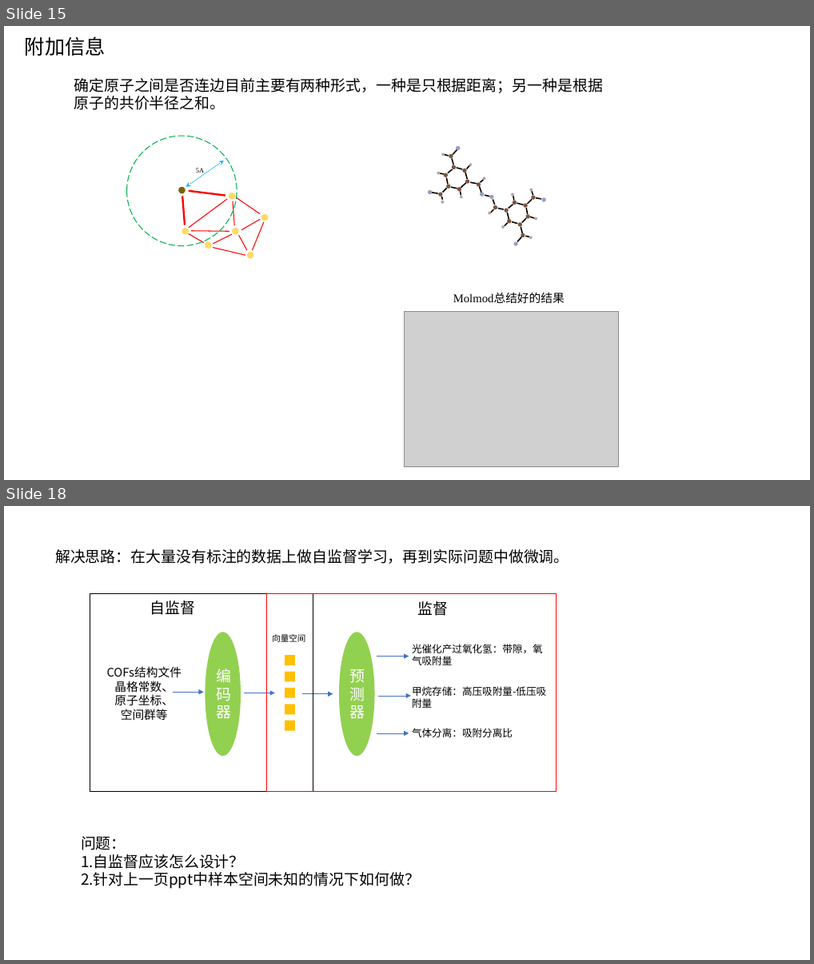
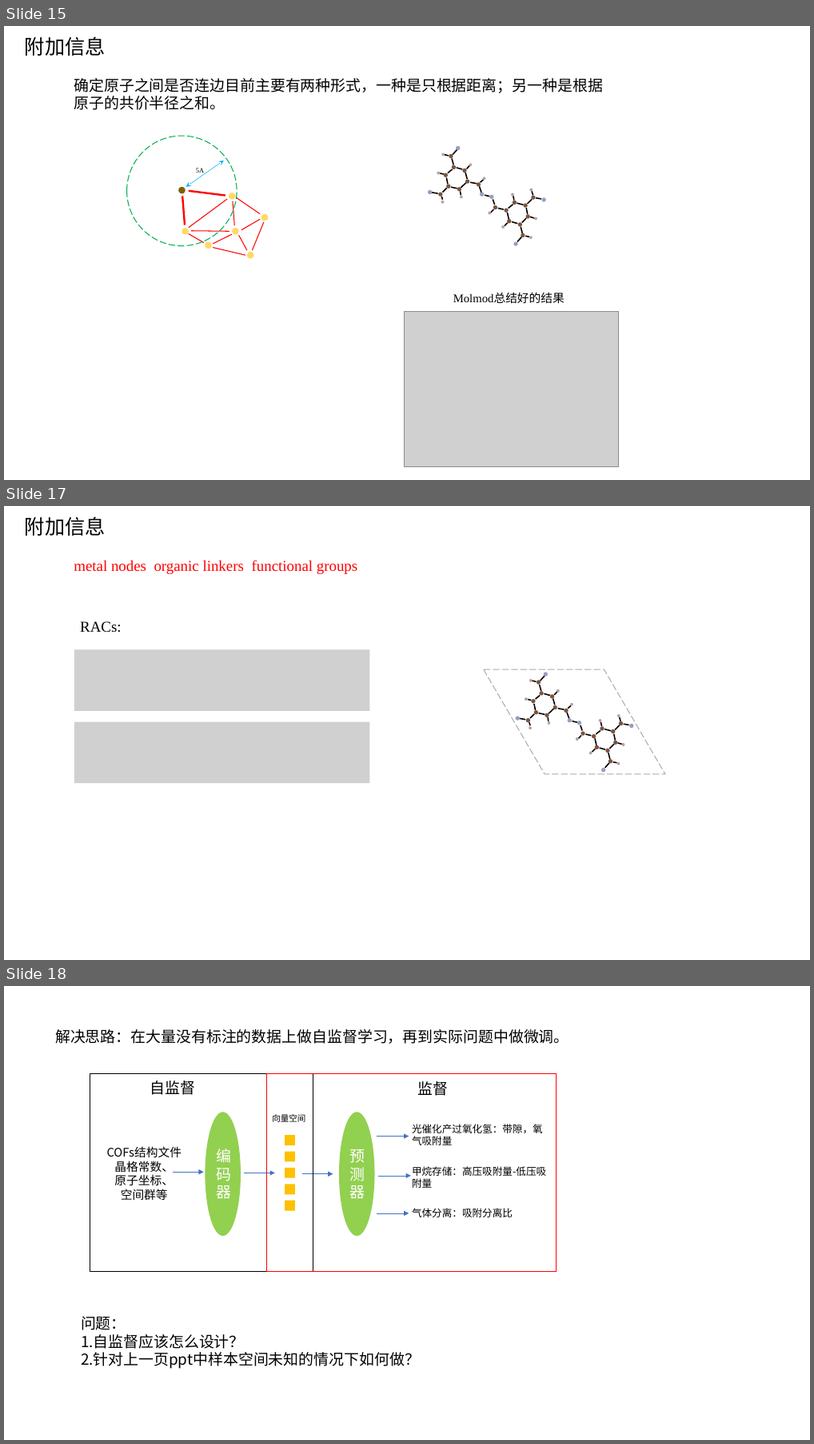
Before and after one commit to TheBestOrNothing-gwh/weekly, a slide deck: COFs属性预测.pptx. Shown one above the other, each under a label of ours: slides 15 and 18 before the commit, slides 15, 17 and 18 after it; the slides between them are not shown. The pictures are 814x964 and 814x1444 pixels, drawn with LibreOffice and Linux fonts; fonts in the diff are those of the drawing; grey boxes stand for pictures. Boxes give left, top, right and bottom in pixels: in the first picture for what was removed or moved away, otherwise in the second. Text is boxed around its words. In the diff, an @@ line names an element or a change of style, - is before the commit and + after.

```diff
--- a/COFs属性预测.pptx
+++ b/COFs属性预测.pptx
@@ slide 17 added at (x1=4, y1=506, x2=810, y2=960), background #FFFFFF @@
@@ text added at (x1=25, y1=516, x2=106, y2=536), 24 pt, text #000000 @@
+附加信息
@@ text added at (x1=74, y1=560, x2=358, y2=574), 18 pt, text #FF0000 @@
+metal nodes organic linkers functional groups
@@ text added at (x1=80, y1=621, x2=121, y2=632), 18 pt, text #000000 @@
+RACs:
@@ picture added at (x1=74, y1=649, x2=370, y2=711) @@
@@ group added at (x1=484, y1=669, x2=666, y2=774): 37 lines, 36 ellipses, 1 parallelogram @@
@@ picture added at (x1=74, y1=722, x2=370, y2=783) @@
```
Also in this commit, not shown: 1 slide changed, 1 slide removed.
